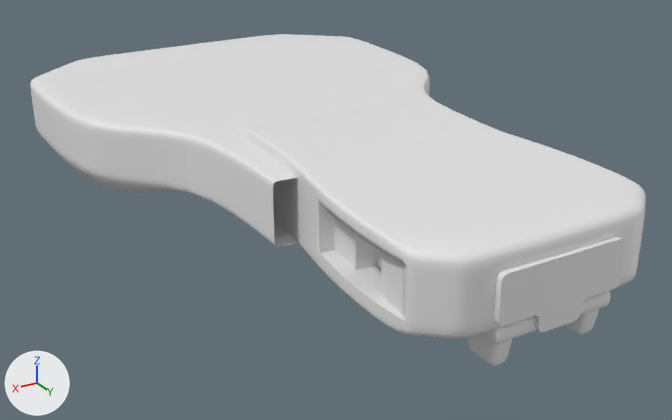
A saved change to the Blender file drone.blend.
Both versions are drawn from a 50 mm camera at (1.196, 2.055, 0.653) aimed at (-0.026, 0.017, -0.366). Every picture has the same lights, and +X, +Y and +Z are marked at lower left.

The older version as bpy lines, for what is in view:
```python
me_cube_004 = bpy.data.meshes.new('Cube.004')
me_cube_004.from_pydata(...)  # 104 vertices, 102 faces; spans x -0.314..0.314, y -0.004..0.903, z -0.263..-0.073
me_cube_004.polygons.foreach_set('use_smooth', [True] * 102)
me_cube_005 = bpy.data.meshes.new('Cube.005')
me_cube_005.from_pydata(...)  # 188 vertices, 186 faces; spans x -0.152..0.152, y 0.436..0.894, z -0.4..-0.295
me_cube_005.polygons.foreach_set('use_smooth', [True] * 186)
me_cube_006 = bpy.data.meshes.new('Cube.006')
me_cube_006.from_pydata(...)  # 92 vertices, 54 faces; spans x -0.159..0.159, y 0.877..0.913, z -0.173..-0.018
me_cube_006.polygons.foreach_set('use_smooth', [True] * 54)
me_cube_012 = bpy.data.meshes.new('Cube.012')
me_cube_012.from_pydata(...)  # 184 vertices, 167 faces; spans x -0.584..0.584, y -1.0..0.358, z -0.336..-0.097
me_cube_012.polygons.foreach_set('use_smooth', [True] * 167)
ob_battery_cover = bpy.data.objects.new('battery cover', me_cube_006)
ob_battery_cover.location = (0.0, 0.0, -0.107)
ob_cube_001 = bpy.data.objects.new('Cube.001', me_cube_004)
ob_cube_001.location = (0.0, 0.0, 0.0)
_m = ob_cube_001.modifiers.new('Subdivision', 'SUBSURF')
_m.levels = 3
_m = ob_cube_001.modifiers.new('BTool_Cube.003', 'BOOLEAN')
_m.object = ob_cube_003
ob_cube_002 = bpy.data.objects.new('Cube.002', me_cube_005)
ob_cube_002.location = (0.0, 0.01, 0.048)
_m = ob_cube_002.modifiers.new('Subdivision', 'SUBSURF')
_m.levels = 3
_m = ob_cube_002.modifiers.new('BTool_Cube.004', 'BOOLEAN')
_m.object = ob_cube_004
ob_cube_005 = bpy.data.objects.new('Cube.005', me_cube_012)
ob_cube_005.location = (0.0, 0.0, 0.0)
_m = ob_cube_005.modifiers.new('Subdivision', 'SUBSURF')
_m.levels = 3
_m = ob_cube_005.modifiers.new('BTool_Cube.006', 'BOOLEAN')
_m.object = ob_cube_006
```
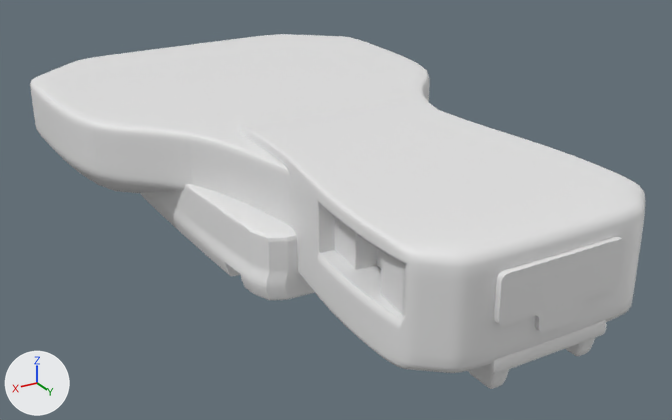
What differs and where, as boxes (x1, y1, x2, y2) in the pictures (672 x 420 px; the box of a moved part takes in the faces that stretch with it):
'Cube.001', reshaped (14% taller)
    before: (240, 98, 646, 339)
    after: (240, 98, 646, 373)
'Cube.005', reshaped
    before: (30, 34, 500, 247)
    after: (30, 34, 437, 226)
'Cube.008', added
    after: (140, 184, 315, 300)
'Cube.002', reshaped (8% shorter)
    before: (467, 291, 610, 366)
    after: (468, 320, 607, 389)
part 1 of me_cube_004, moved or reshaped
    before: (273, 179, 644, 339)
    after: (290, 183, 644, 373)
part 2 of me_cube_005, moved or reshaped
    before: (478, 291, 610, 347)
    after: (481, 320, 607, 376)
part 3 of me_cube_005, moved or reshaped
    before: (467, 311, 599, 366)
    after: (468, 339, 595, 389)
part 4 of me_cube_012, moved or reshaped
    before: (185, 92, 500, 247)
    after: (190, 92, 437, 226)

The change, as a diff of the scene's bpy script:
```diff
--- a/drone.blend.py
+++ b/drone.blend.py
@@ me_cube_004 @@
 me_cube_004.from_pydata(...)  # 104 vertices, 102 faces; spans x -0.314..0.314, y -0.004..0.903, z -0.263..-0.073
 # used by ob_cube_001; location = (0.0, 0.0, 0.0)
+# me_cube_004 part 1: all 52 vertices in x -0.314..0.314, y -0.004..0.903, z -0.263..-0.246 are moved by (0.0, 0.0, -0.077)
@@ me_cube_005 @@
 me_cube_005.from_pydata(...)  # 188 vertices, 186 faces; spans x -0.152..0.152, y 0.436..0.894, z -0.4..-0.295
 # used by ob_cube_002; location = (0.0, 0.01, 0.048)
+# me_cube_005 part 2: all 144 vertices in x -0.152..0.152, y 0.436..0.894, z -0.337..-0.295 are moved by (0.0, 0.0, -0.068)
+# me_cube_005 part 3: all 44 vertices in x -0.137..0.137, y 0.79..0.873, z -0.4..-0.386 are moved by (0.0, 0.0, -0.053)
@@ me_cube_012 @@
 me_cube_012.from_pydata(...)  # 184 vertices, 167 faces; spans x -0.584..0.584, y -1.0..0.358, z -0.336..-0.097
 # used by ob_cube_005; location = (0.0, 0.0, 0.0)
+# me_cube_012 part 4: all 32 vertices in x -0.334..0.334, y 0.345..0.358, z -0.257..-0.097 are scaled about their middle by (0.778, 1, 1)
@@ me_cube_020 @@
+me_cube_020.from_pydata(...)  # a box spanning x -0.203..-0.187, y -0.51..0.194, z -0.433..-0.379
@@ me_cube_015 @@
+me_cube_015.from_pydata(...)  # 76 vertices, 74 faces; spans x -0.402..0.402, y -0.954..0.347, z -0.505..-0.328
@@ me_cube_021 @@
+me_cube_021.from_pydata(...)  # a box spanning x 0.2305..0.2576, y -0.3623..-0.2247, z -0.4328..-0.3787
@@ me_cube_018 @@
+me_cube_018.from_pydata(...)  # a box spanning x 0.3271..0.4029, y -0.3816..-0.3058, z -0.4409..-0.3651
@@ ob_cube_008 @@
+ob_cube_008 = bpy.data.objects.new('Cube.008', me_cube_015)
+ob_cube_008.location = (0.0, 0.0, 0.095)
+_m = ob_cube_008.modifiers.new('Subdivision', 'SUBSURF')
+_m.levels = 3
+_m = ob_cube_008.modifiers.new('BTool_Cube.012', 'BOOLEAN')
+_m.object = ob_cube_012
+_m = ob_cube_008.modifiers.new('BTool_Cube.011', 'BOOLEAN')
+_m.object = ob_cube_011
+_m = ob_cube_008.modifiers.new('BTool_Cube.010', 'BOOLEAN')
+_m.object = ob_cube_010
@@ ob_cube_012 @@
+ob_cube_012 = bpy.data.objects.new('Cube.012', me_cube_020)
+ob_cube_012.location = (0.0, 0.0, 0.0)
+ob_cube_012.visible_camera = False
+ob_cube_012.visible_diffuse = False
+ob_cube_012.visible_glossy = False
+ob_cube_012.visible_transmission = False
+_m = ob_cube_012.modifiers.new('Array', 'ARRAY')
+_m.count = 12
+_m.relative_offset_displace = (2.3, 0.0, 0.0)
+ob_cube_012.hide_render = True
@@ ob_cube_011 @@
+ob_cube_011 = bpy.data.objects.new('Cube.011', me_cube_021)
+ob_cube_011.location = (0.0, -0.146, 0.0)
+ob_cube_011.visible_camera = False
+ob_cube_011.visible_diffuse = False
+ob_cube_011.visible_glossy = False
+ob_cube_011.visible_transmission = False
+_m = ob_cube_011.modifiers.new('Mirror', 'MIRROR')
+_m.use_axis = (True, True, False)
+ob_cube_011.hide_render = True
@@ ob_cube_010 @@
+ob_cube_010 = bpy.data.objects.new('Cube.010', me_cube_018)
+ob_cube_010.location = (0.0, -0.148, 0.0)
+ob_cube_010.visible_camera = False
+ob_cube_010.visible_diffuse = False
+ob_cube_010.visible_glossy = False
+ob_cube_010.visible_transmission = False
+_m = ob_cube_010.modifiers.new('Mirror', 'MIRROR')
+_m.use_axis = (True, True, False)
+ob_cube_010.hide_render = True
```
